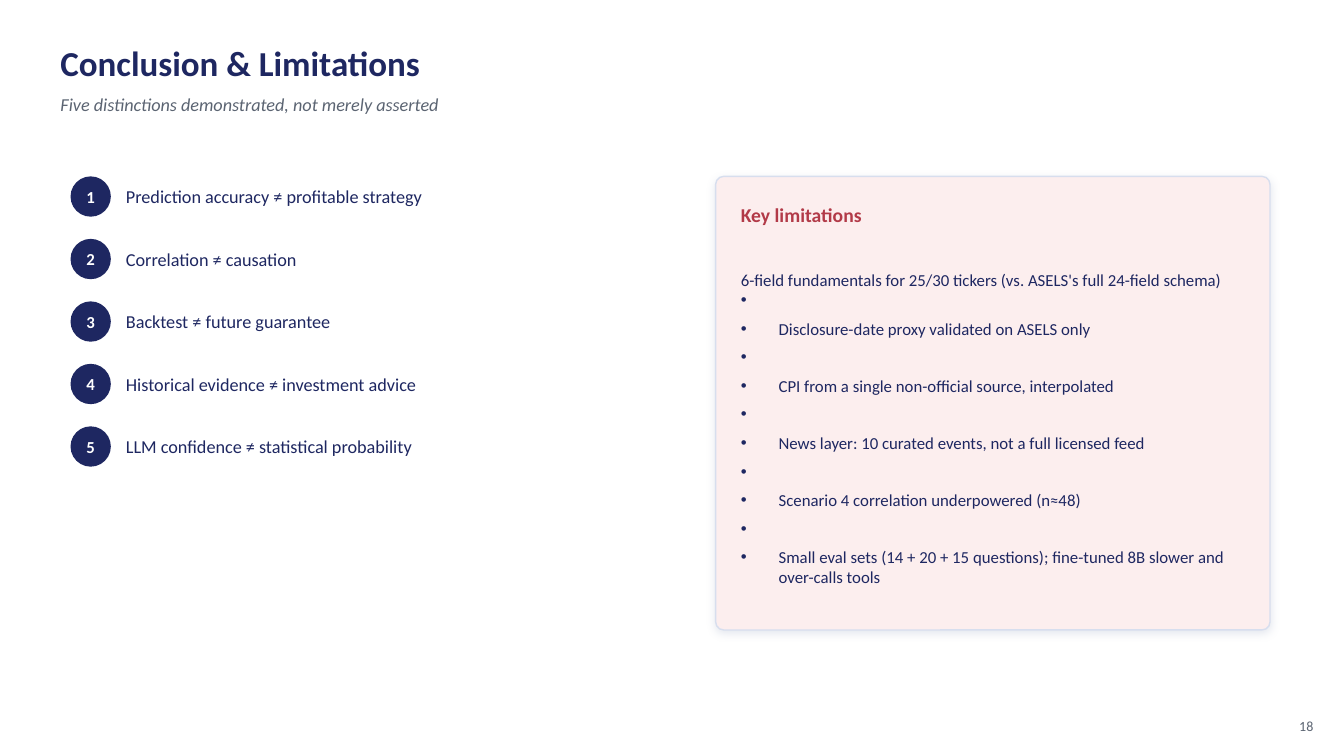
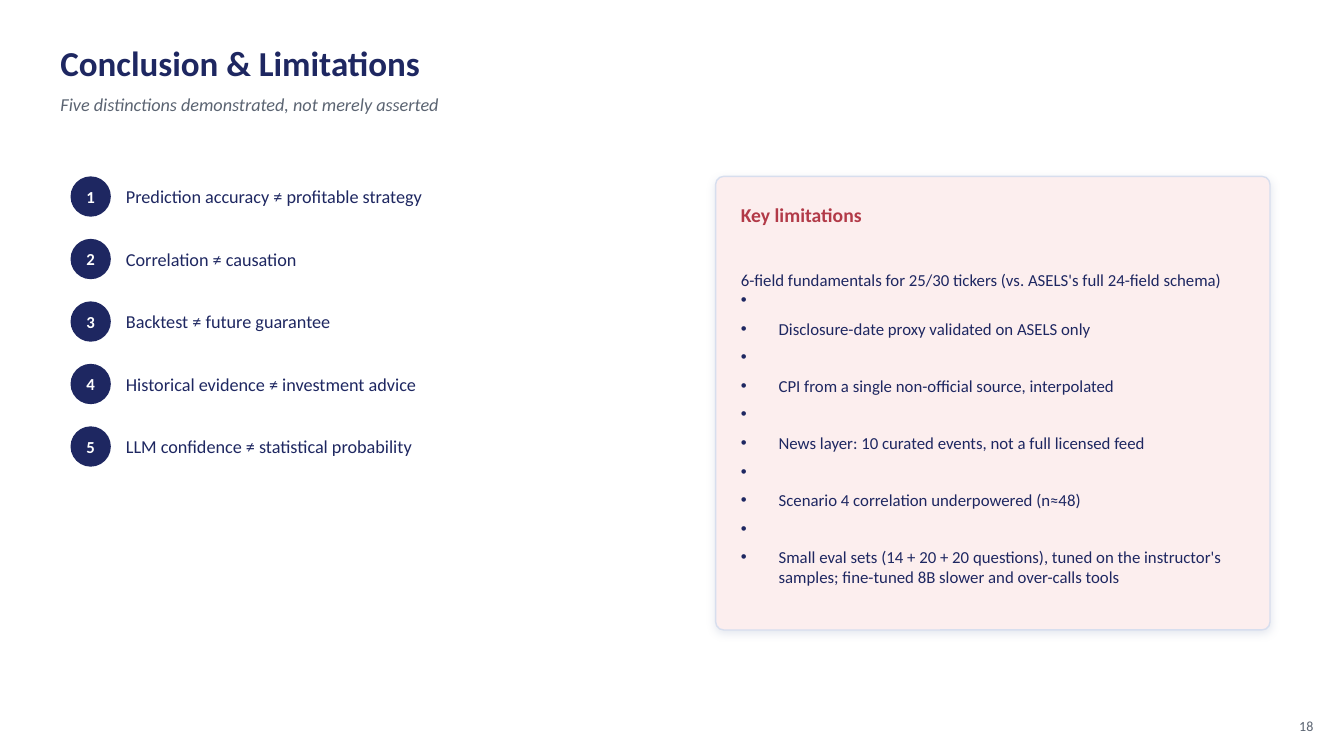
Before and after one commit to altugikiz/bist100-mcp-trader, a slide deck: slide 18 of docs/presentation/BIST100_Harness_Presentation.pptx. Drawn at 1344x756 pixels with LibreOffice and Linux fonts; fonts in the diff are those of the drawing. Boxes give left, top, right and bottom in pixels: in the first picture for what was removed or moved away, otherwise in the second. Text is boxed around its words. In the diff, an @@ line names an element or a change of style, - is before the commit and + after.

```diff
--- a/docs/presentation/BIST100_Harness_Presentation.pptx
+++ b/docs/presentation/BIST100_Harness_Presentation.pptx
@@ text at (779, 551, 1221, 586): text changed @@
-• Small eval sets (14 + 20 + 15 questions); fine-tuned 8B slower and over-calls tools
+• Small eval sets (14 + 20 + 20 questions), tuned on the instructor's samples; fine-tuned 8B slower and over-calls tools
```
Also in this commit, not shown: 1 other slide changed, 6 other files.
